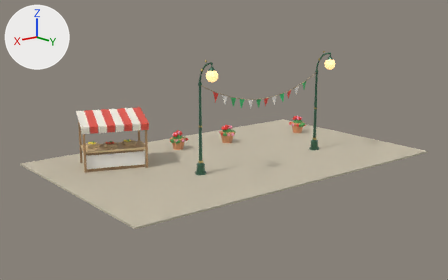
The Blender file 03_blender/assets/blend/calle_kit.blend as it was, and as the next commit left it.
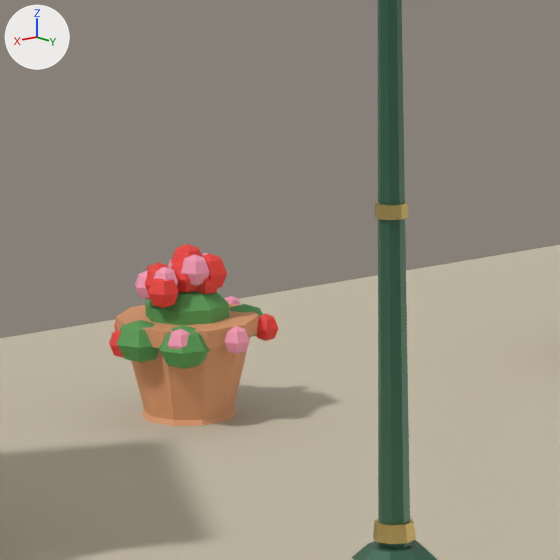
The first picture shows the older version from a camera (50 mm lens) standing at (18.03, 22.74, 7.71) and looking at (0.02, 0.05, 0.94). The close-ups show the older and then the newer version on the part from 35% to 49% of the width and 37% to 59% of the height of that picture. Only the edits that show in the close-ups are written down. Every picture has the same lights, and +X, +Y and +Z are marked at upper left.

Objects in the first close-up: 'CALLE_farola.001', 'CALLE_maceta.001', 'CALLE_suelo'.
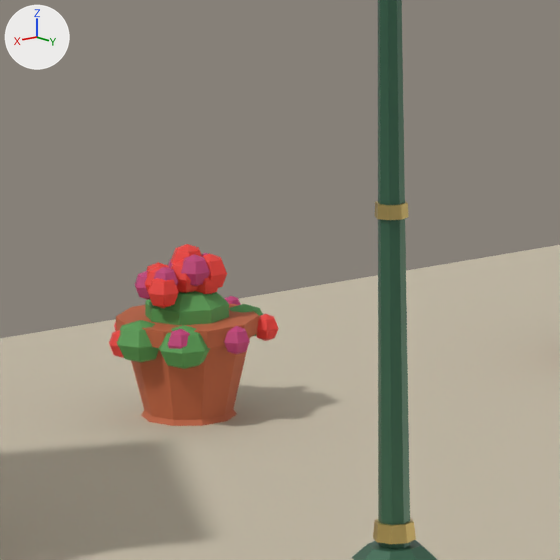
Boxes (x1, y1, x2, y2) around the edits, measured in the close-ups (560 x 560 px):
'CALLE_maceta.001', recoloured (darker)
    both: (114, 251, 262, 426)

The edits, one by one:
Material 'MAT_CALLE_terracota' (mat_mat_calle_terracota) changes colour from beige #dd9b6f to orange #bf6440; in linear values from (0.72, 0.33, 0.16) to (0.521, 0.127, 0.0513).
Material 'MAT_CALLE_flor_rosa' (mat_mat_calle_flor_rosa) changes colour from pink #f79eb8 to pink #c2407a; in linear values from (0.93, 0.34, 0.48) to (0.539, 0.0513, 0.195).
